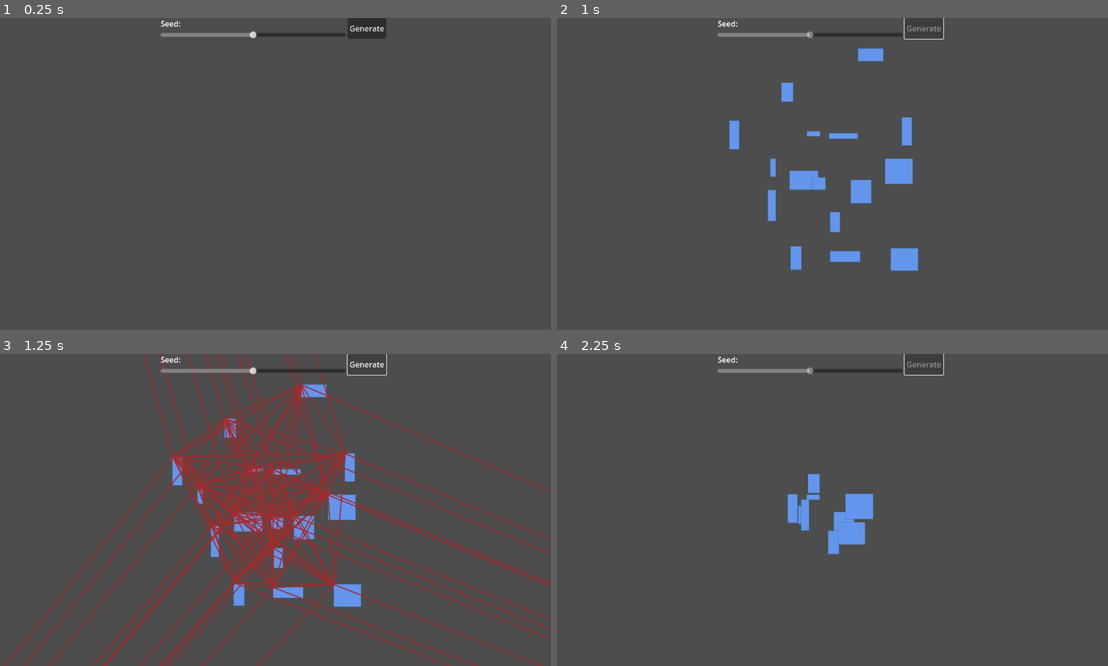
Above: before the commit, frames 1-4 (two rows, left to right).
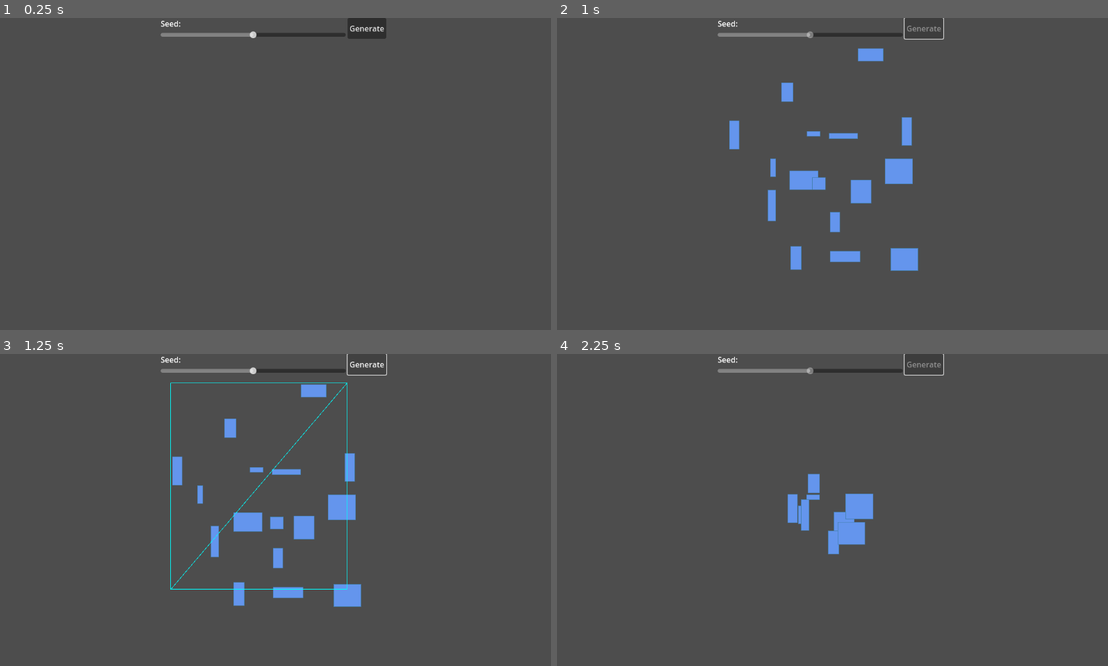
Above: after the commit, the same moments.

Repository: ObsidianBlk/tower_gwj73
Game: Godot game, scene res://scenes/map_gen_viewer/map_gen_viewer.tscn
Same seed, same stepped clock (60 frames per second), same inputs: the game is played once before the commit and once after it. This scene is started directly instead of the project's main scene.
Inputs (mouse positions are in pixels of both pictures, inside the frame that each line leads up to):
- Up to frame 1 (0.25 s): no input
- Up to frame 2 (1 s): click "Generate" at 0.5 s
- Up to frame 3 (1.25 s): no input
- Up to frame 4 (2.25 s): move the mouse to (953, 494) at 1.27 s; hold D (move_right) 1.28-2.03 s; tap X (look_down) at 1.35 s; tap Enter at 2 s; move the mouse to (716, 525) at 2.02 s; hold S (move_back) from 2.03 s (still down); tap Q (look_left) at 2.1 s

Frames 1-2 are identical in both runs. In frame 3, 12% of the frame differs, in the area x 0-100%, y 0-100%; in frame 4, nothing differs.

Commit message:
Some enhancements and rework of Delaunay... still WIP

Diff:
--- a/scenes/map_gen_viewer/map_gen_viewer.gd
+++ b/scenes/map_gen_viewer/map_gen_viewer.gd
@@ -43,12 +43,22 @@
 		draw_rect(r, COLOR_ROOM, true)
 		draw_rect(r, COLOR_ROOM_WALLS, false, ROOM_WALL_WIDTH)
 
+	#var tsize : float = 100.0
+	#var t : DTriangle = DTriangle.new(
+		#Vector2(0.0, tsize),
+		#Vector2(tsize, -tsize),
+		#Vector2(-tsize, -tsize)
+	#)
+
 	var d : Delaunay = _map.get_delaunay()
 	if d != null:
-		for idx : int in range(d.get_edge_count()):
-			var edge : DLine = d.get_edge(idx)
-			if edge != null:
-				draw_line(edge.from, edge.to, Color.BROWN, 1.0, true)
+		for idx : int in range(d.get_triangle_count()):
+			var tri : DTriangle = d.get_triangle(idx)
+			_DrawTriangle(tri, Color.AQUA)
+		#for idx : int in range(d.get_edge_count()):
+			#var edge : DLine = d.get_edge(idx)
+			#if edge != null:
+				#draw_line(edge.from, edge.to, Color.BROWN, 1.0, true)
 
 func _physics_process(delta: float) -> void:
 	if _new_step:
@@ -59,7 +69,15 @@
 # ------------------------------------------------------------------------------
 # Private Methods
 # ------------------------------------------------------------------------------
-
+func _DrawTriangle(t : DTriangle, color : Color, width : float = 1.0) -> void:
+	draw_line(t.v0, t.v1, color, width)
+	draw_line(t.v1, t.v2, color, width)
+	draw_line(t.v2, t.v0, color, width)
+	#draw_circle(t.v0, 2.0, Color.ALICE_BLUE, true)
+	#draw_circle(t.v1, 2.0, Color.ALICE_BLUE, true)
+	#draw_circle(t.v2, 2.0, Color.ALICE_BLUE, true)
+	#draw_circle(t.circum_center, 4.0, Color.TOMATO, true)
+	#draw_circle(t.circum_center, t.circum_radius, Color.SALMON, false, 1.0, true)
 
 # ------------------------------------------------------------------------------
 # Public Methods
--- a/scripts/delauny/d_line.gd
+++ b/scripts/delauny/d_line.gd
@@ -101,6 +101,15 @@
 func is_equal_approx(b : DLine) -> bool:
 	return (from.is_equal_approx(b.from) and to.is_equal_approx(b.to)) or (from.is_equal_approx(b.to) and to.is_equal_approx(b.from))
 
+func is_connected_from(b : DLine) -> bool:
+	return from.is_equal_approx(b.to)
+
+func is_connected_to(b : DLine) -> bool:
+	return to.is_equal_approx(b.from)
+
+func as_string() -> String:
+	return "|%v - %v|"%[from, to]
+
 # ------------------------------------------------------------------------------
 # Handler Methods
 # ------------------------------------------------------------------------------
--- a/scripts/delauny/d_triangle.gd
+++ b/scripts/delauny/d_triangle.gd
@@ -2,6 +2,11 @@
 extends RefCounted
 class_name DTriangle
 
+
+# ------------------------------------------------------------------------------
+# Constants and ENUMs
+# ------------------------------------------------------------------------------
+enum Edge {NONE=-1, V0V1=0, V1V2=1, V2V0=2, MAX=3}
 
 # ------------------------------------------------------------------------------
 # Public Variables
@@ -17,6 +22,11 @@
 # Private Variables
 # ------------------------------------------------------------------------------
 var _cc : Vector2 = Vector2.ZERO
+
+# Weak references to neighbor DTriangle objects
+var _nv0v1 : WeakRef = weakref(null)
+var _nv1v2 : WeakRef = weakref(null)
+var _nv2v0 : WeakRef = weakref(null)
 
 # ------------------------------------------------------------------------------
 # Onready Variables
@@ -73,8 +83,8 @@
 		vmax.x = max(vmax.x, point.x)
 		vmax.y = max(vmax.y, point.y)
 
-	var dx : float = (vmax.x - vmin.x) * 10.0
-	var dy : float = (vmax.y - vmin.y) * 10.0
+	var dx : float = (vmax.x - vmin.x)
+	var dy : float = (vmax.y - vmin.y)
 
 	var v0 : Vector2 = Vector2(vmin.x - dx, vmin.y - dy * 3)
 	var v1 : Vector2 = Vector2(vmin.x - dx, vmax.y + dy)
@@ -82,17 +92,84 @@
 
 	return DTriangle.new(v0, v1, v2)
 
+static func Next_Edge(edge : Edge) -> Edge:
+	match edge:
+		Edge.V0V1:
+			return Edge.V1V2
+		Edge.V1V2:
+			return Edge.V2V0
+		Edge.V2V0:
+			return Edge.V0V1
+	return edge
+
 # ------------------------------------------------------------------------------
 # Public Methods
 # ------------------------------------------------------------------------------
 func is_point_in_circum_circle(point : Vector2) -> bool:
-	var v : Vector2 = _cc - point
-	return v.length() <= circum_radius
+	return _cc.distance_to(point) <= circum_radius
 
 func is_equal_approx(tri : DTriangle) -> bool:
 	return (v0.is_equal_approx(tri.v0) and v1.is_equal_approx(tri.v1) and v2.is_equal_approx(tri.v2)) or \
 		(v0.is_equal_approx(tri.v1) and v1.is_equal_approx(tri.v2) and v2.is_equal_approx(tri.v0)) or \
 		(v0.is_equal_approx(tri.v2) and v1.is_equal_approx(tri.v0) and v2.is_equal_approx(tri.v1))
+
+func get_edge(edge : Edge) -> DLine:
+	match edge:
+		Edge.V0V1:
+			return DLine.new(v0, v1)
+		Edge.V1V2:
+			return DLine.new(v1, v2)
+		Edge.V2V0:
+			return DLine.new(v2, v0)
+	return null
+
+
+func do_edges_match(t : DTriangle, edge : Edge) -> bool:
+	if t == null: return false
+	var line : DLine = get_edge(edge)
+	var tline : DLine = t.get_edge(edge)
+	return line.is_equal_approx(tline)
+
+func find_neighboring_edge(t : DTriangle) -> Edge:
+	if do_edges_match(t, Edge.V0V1):
+		return Edge.V0V1
+	if do_edges_match(t, Edge.V1V2):
+		return Edge.V1V2
+	if do_edges_match(t, Edge.V2V0):
+		return Edge.V2V0
+	return Edge.NONE
+
+func get_neighbor(edge : Edge) -> DTriangle:
+	match edge:
+		Edge.V0V1:
+			return _nv0v1.get_ref()
+		Edge.V1V2:
+			return _nv1v2.get_ref()
+		Edge.V2V0:
+			return _nv2v0.get_ref()
+	return null
+
+func store_if_neighbor(t : DTriangle, reciprical : bool = false) -> int:
+	var edge : Edge = find_neighboring_edge(t)
+	if edge != Edge.NONE:
+		match edge:
+			Edge.V0V1:
+				_nv0v1 = weakref(t)
+			Edge.V1V2:
+				_nv1v2 = weakref(t)
+			Edge.V2V0:
+				_nv2v0 = weakref(t)
+		if reciprical:
+			t.store_if_neighbor(self, false)
+		return OK
+
+	return ERR_INVALID_DATA
+
+func point_matches_vertex(point : Vector2) -> bool:
+	return point.is_equal_approx(v0) or point.is_equal_approx(v1) or point.is_equal_approx(v2)
+
+func any_shared_vertex(tri : DTriangle) -> bool:
+	return point_matches_vertex(tri.v0) or point_matches_vertex(tri.v1) or point_matches_vertex(tri.v2)
 
 func as_string() -> String:
 	return "V0: %v\nV1: %v\nV2: %v\n\n"%[v0, v1, v2]
--- a/scripts/delauny/delaunay.gd
+++ b/scripts/delauny/delaunay.gd
@@ -9,6 +9,7 @@
 # Variables
 # ------------------------------------------------------------------------------
 var _edges : Array[DLine] = []
+var _tris : Array[DTriangle] = []
 
 # ------------------------------------------------------------------------------
 # Onready Variables
@@ -36,41 +37,64 @@
 	return edges
 
 func _AddPoint(v : Vector2, tris : Array[DTriangle]) -> Array[DTriangle]:
-	var edges : Array[DLine] = []
-	#print("In: ", tris.size())
-	tris = tris.filter(func (item : DTriangle):
-		if item.is_point_in_circum_circle(v):
-			edges = _StoreEdge(DLine.new(item.v0, item.v1), edges)
-			edges = _StoreEdge(DLine.new(item.v1, item.v2), edges)
-			edges = _StoreEdge(DLine.new(item.v2, item.v0), edges)
-			return false
-		return true
-	)
-	#print("Filtered: ", tris.size())
+	# TODO: Finish reworking this...
+	# https://github.com/jmespadero/pyDelaunay2D/blob/master/delaunay2D.py
+	var bad : Array[DTriangle] = []
 
-	for edge : DLine in edges:
-		tris.append(DTriangle.new(edge.from, edge.to, v))
+	for tri : DTriangle in tris:
+		if tri.is_point_in_circum_circle(v):
+			bad.append(tri)
+
+	var t : DTriangle = bad[0]
+	var e : DTriangle.Edge = DTriangle.Edge.V0V1
+	#while t != null:
+	#	pass
 
 	#print("Out: ", tris.size(), "\n\n")
+	return tris
+
+func _GenInitialTriangles(points : Array[Vector2]) -> Array[DTriangle]:
+	var vmin : Vector2 = Vector2.INF
+	var vmax : Vector2 = -Vector2.INF
+
+	for point : Vector2 in points:
+		vmin.x = min(vmin.x, point.x)
+		vmin.y = min(vmin.y, point.y)
+		vmax.x = max(vmax.x, point.x)
+		vmax.y = max(vmax.y, point.y)
+
+	vmin -= Vector2(4.0, 4.0)
+	vmax += Vector2(4.0, 4.0)
+
+	var tris : Array[DTriangle] = []
+	tris.append(DTriangle.new(
+		Vector2(vmax.x, vmin.y),
+		Vector2(vmin.x, vmin.y),
+		Vector2(vmin.x, vmax.y)
+	))
+
+	tris.append(DTriangle.new(
+		Vector2(vmin.x, vmax.y),
+		Vector2(vmax.x, vmax.y),
+		Vector2(vmax.x, vmin.y)
+	))
+
+	tris[0].store_if_neighbor(tris[1], true)
+
 	return tris
 
 # ------------------------------------------------------------------------------
 # Public Methods
 # ------------------------------------------------------------------------------
 func generate(points : Array[Vector2]) -> void:
-	var super_tri : DTriangle = DTriangle.Create_Containing_Triangle(points)
-	var tris : Array[DTriangle] = [
-		super_tri
-	]
+	var tris : Array[DTriangle] = _GenInitialTriangles(points)
 
 	for point : Vector2 in points:
 		tris = _AddPoint(point, tris)
+	_tris = tris
 
 	_edges.clear()
-	for tri : DTriangle in tris:
-		if tri.is_equal_approx(super_tri):
-			print("Found Super Triangle")
-			continue
+	for tri : DTriangle in _tris:
 		_edges = _StoreEdge(DLine.new(tri.v0, tri.v1), _edges)
 		_edges = _StoreEdge(DLine.new(tri.v1, tri.v2), _edges)
 		_edges = _StoreEdge(DLine.new(tri.v2, tri.v0), _edges)
@@ -82,11 +106,21 @@
 func get_edge_count() -> int:
 	return _edges.size()
 
+func get_triangle_count() -> int:
+	return _tris.size()
+
 func get_edge(idx : int) -> DLine:
 	if idx >= 0 and idx < _edges.size():
 		return _edges[idx]
 	return null
 
+func get_triangle(idx : int) -> DTriangle:
+	if idx >= 0 and idx < _tris.size():
+		return _tris[idx]
+	return null
+
+
+
 # ------------------------------------------------------------------------------
 # Handler Methods
 # ------------------------------------------------------------------------------
